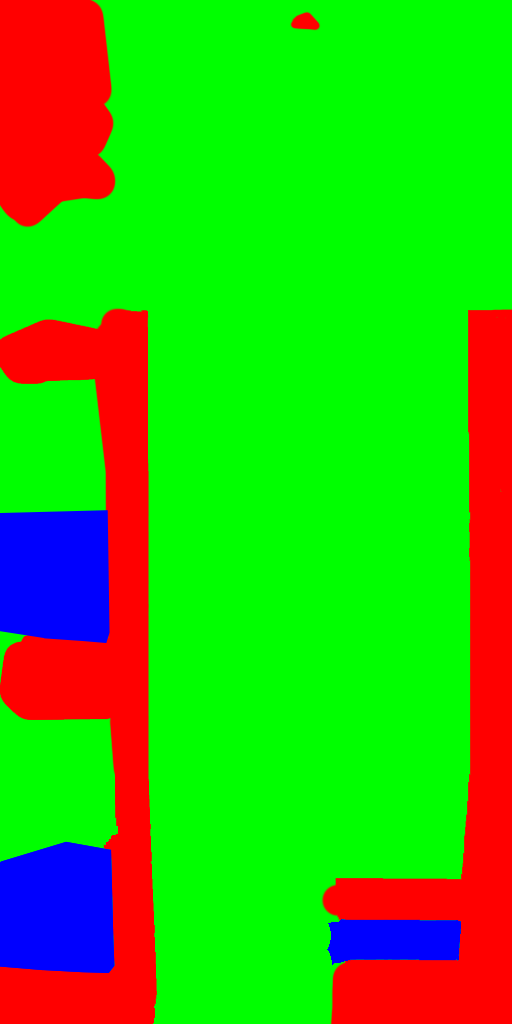
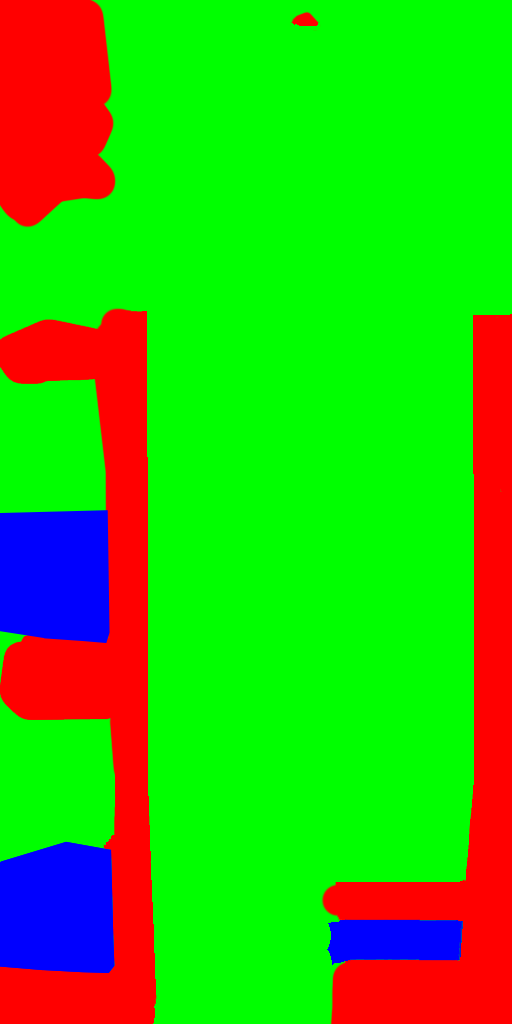
Before/after of a 512px x 1024px layered artwork. What changed in the layer stack:
painted on "Blue" over [341, 919, 463, 960]
painted on "Green" (1st of 2) over [115, 309, 512, 961]
painted on "Red" over [114, 22, 466, 995]
